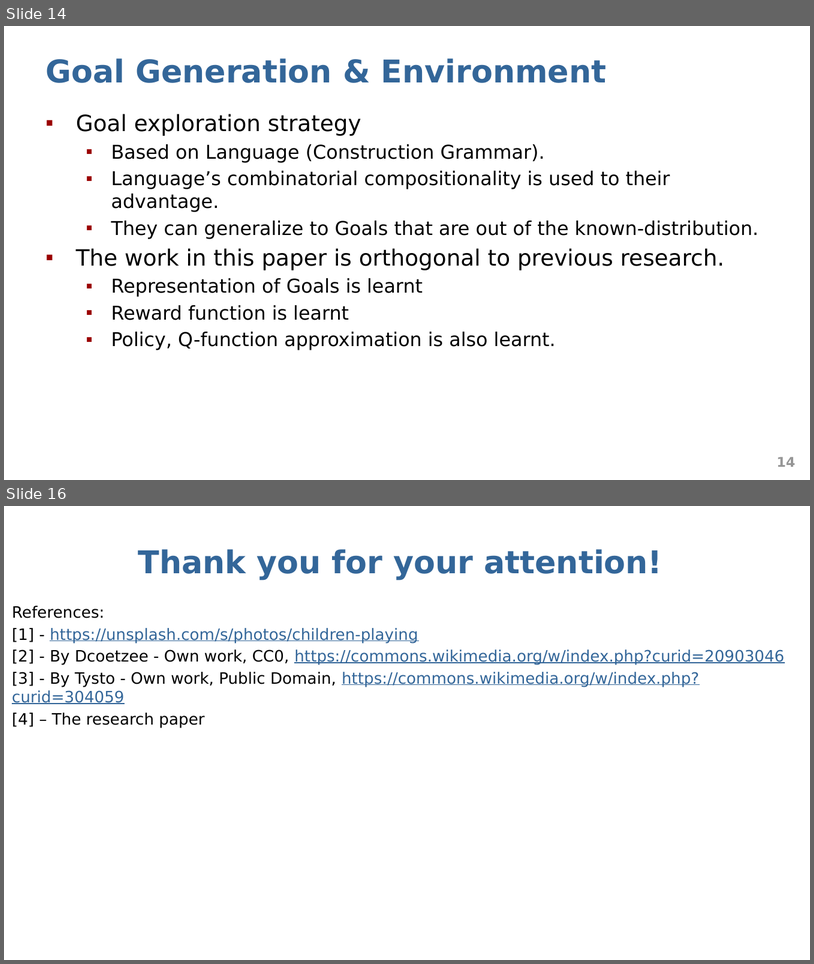
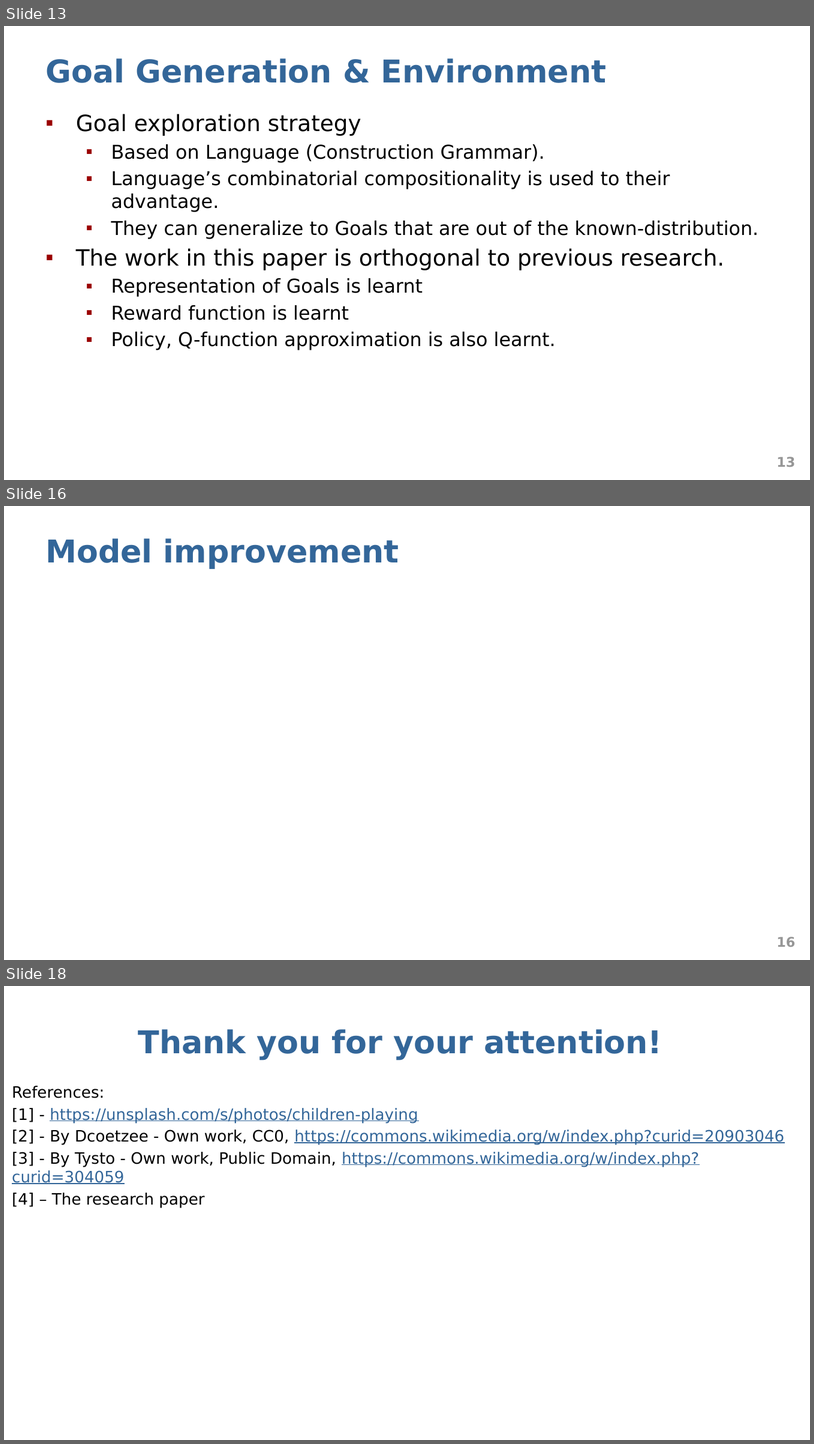
Before and after one commit to abduskhazi/deep-reinforcement-learning-seminar, a slide deck: presentation.pptx. Shown one above the other, each under a label of ours: slides 14 and 16 before the commit, slides 13, 16 and 18 after it; the slides between them are not shown. The pictures are 814x964 and 814x1444 pixels, drawn with LibreOffice and Linux fonts; fonts in the diff are those of the drawing. Boxes give left, top, right and bottom in pixels: in the first picture for what was removed or moved away, otherwise in the second. Text is boxed around its words. In the diff, an @@ line names an element or a change of style, - is before the commit and + after.

```diff
--- a/presentation.pptx
+++ b/presentation.pptx
@@ slide 16 added at (4,506,810,960), background #FFFFFF @@
@@ title added at (45,538,399,569), 28 pt, text #336699, bold @@
+Model improvement
@@ page number added at (777,936,795,946), 12 pt, text #969696, bold @@
+16
@@ what was slide 14 is now slide 13 @@
@@ page number at (777,456,795,466): text changed @@
-14
+13
@@ what was slide 16 is now slide 18 @@
```
Also in this commit, not shown: 5 other slides added, 1 slide removed.
